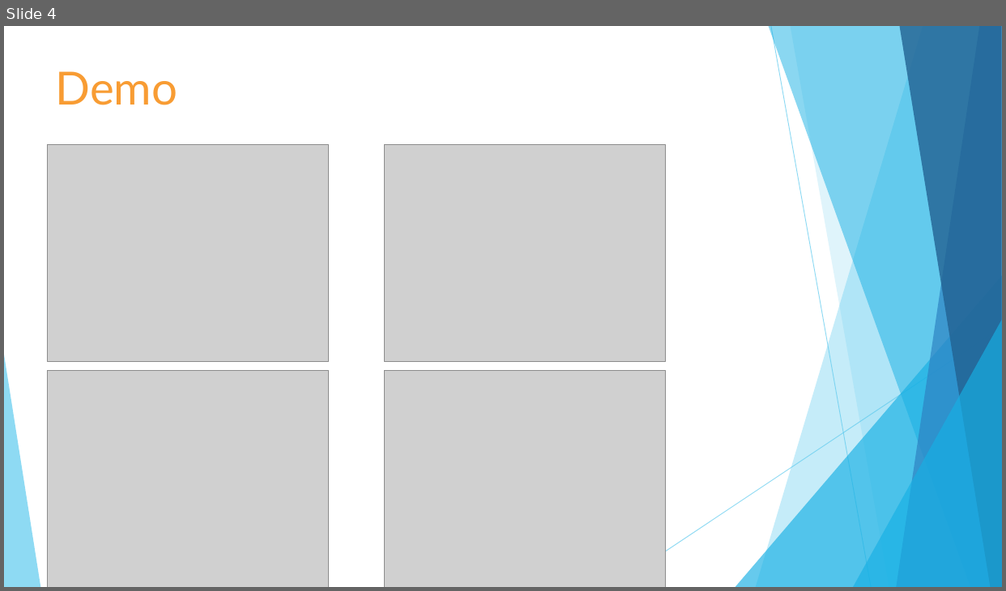
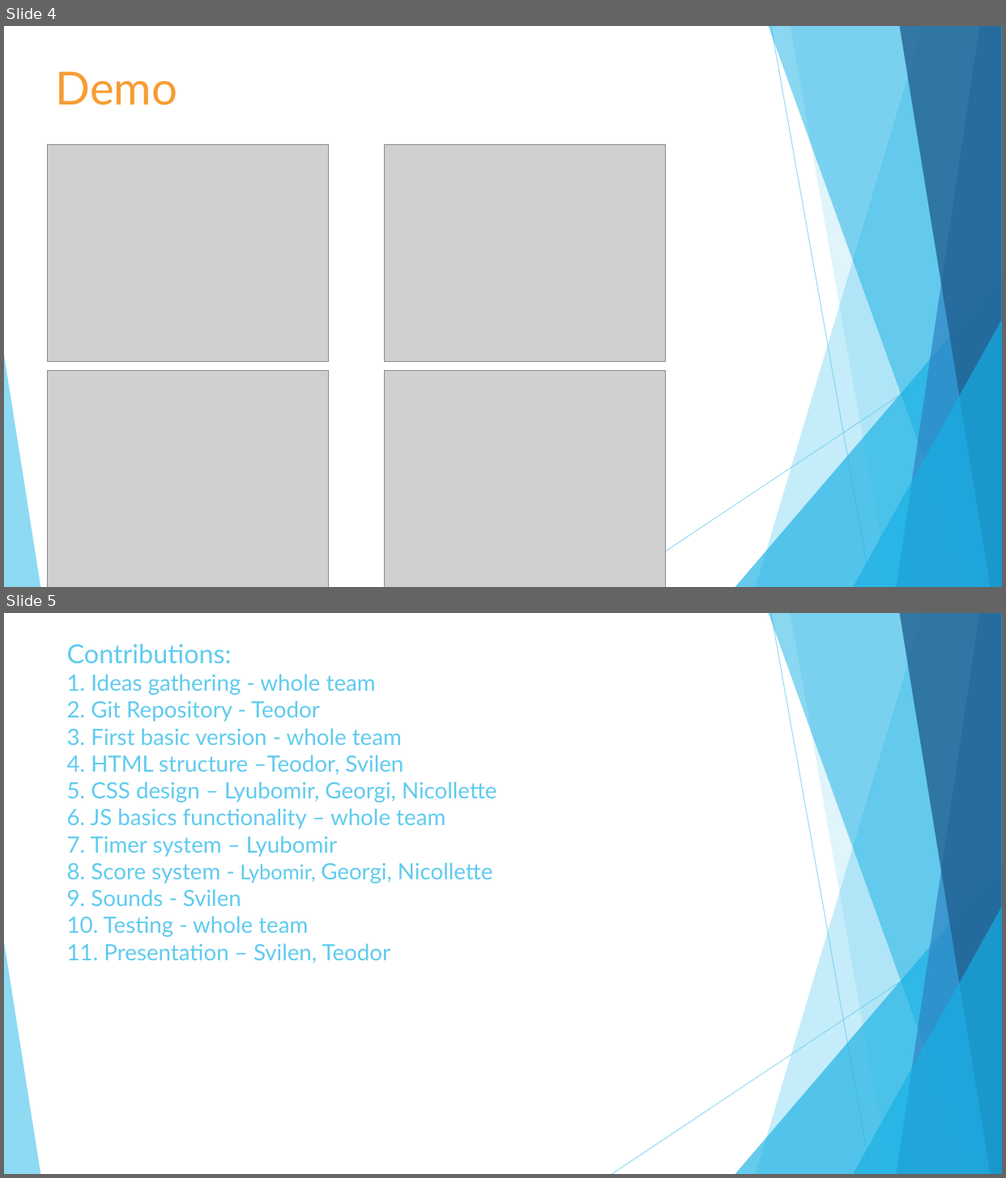
Before and after one commit to TeodorPenev/TEAM-MISTY-BLUE-LIMONIUM-, a slide deck: SoftUni Memory Game - Presentation.pptx. Shown one above the other, each under a label of ours: slide 4 before the commit, slides 4 and 5 after it. The pictures are 1006x591 and 1006x1178 pixels, drawn with LibreOffice and Linux fonts; fonts in the diff are those of the drawing; grey boxes stand for pictures. Boxes give left, top, right and bottom in pixels: in the first picture for what was removed or moved away, otherwise in the second. Text is boxed around its words. In the diff, an @@ line names an element or a change of style, - is before the commit and + after.

Commit message:
presentation update

```diff
--- a/SoftUni Memory Game - Presentation.pptx
+++ b/SoftUni Memory Game - Presentation.pptx
@@ slide 5 added at (4,613,1002,1174), background #FFFFFF; not listed: 10 template elements that a slide beside it also shows @@
@@ title added at (67,674,496,964), 21.6 pt, text #5FCBEF @@
+Contributions:
+1. Ideas gathering - whole team
+2. Git Repository - Teodor
+3. First basic version - whole team
+4. HTML structure –Teodor, Svilen
+5. CSS design – Lyubomir, Georgi, Nicollette
+6. JS basics functionality – whole team
+7. Timer system – Lyubomir
+8. Score system - Lybomir, Georgi, Nicollette
+9. Sounds - Svilen
+10. Testing - whole team
+11. Presentation – Svilen, Teodor
```
Also in this commit, not shown: 1 slide removed.
